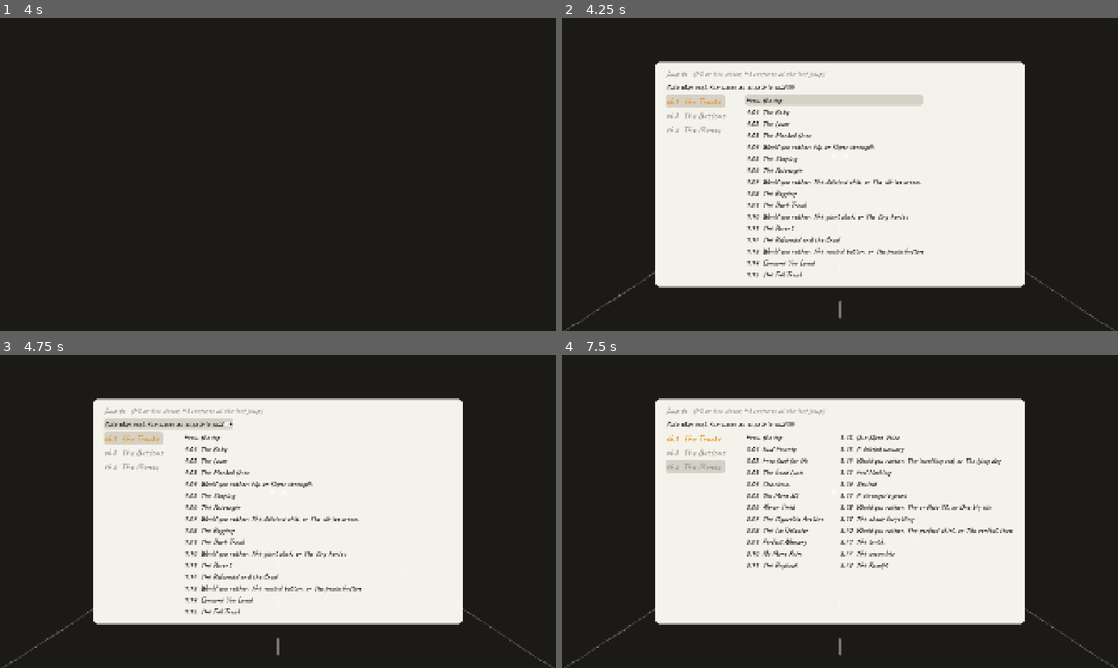
Above: before the commit, frames 1-4 (two rows, left to right).
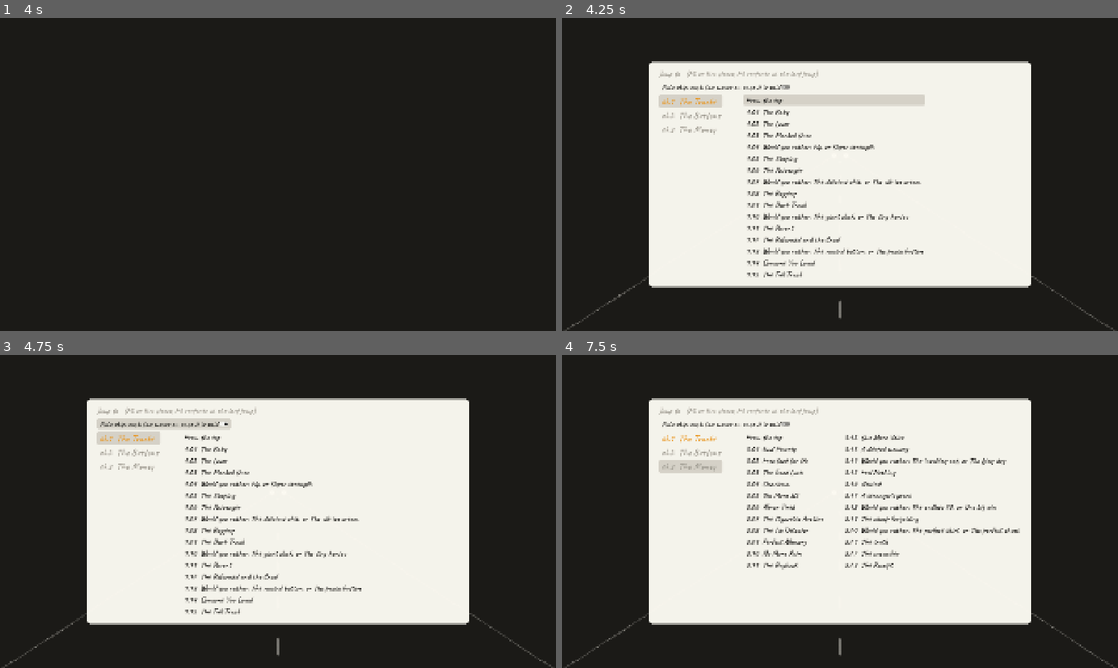
Above: after the commit, the same moments.

Repository: GoktugSugar/your_call
Game: Godot game, scene res://game/main.tscn
Same seed, same stepped clock (60 frames per second), same inputs: the game is played once before the commit and once after it. Sound files missing from this copy of the repository are replaced by a short silence.
Inputs (mouse positions are in pixels of both pictures, inside the frame that each line leads up to):
- Up to frame 1 (4 s): tap Enter at 0.5 s; move the mouse to (400, 158) at 0.52 s; press the mouse at (400, 158) at 0.53 s; release the mouse at (400, 158) at 1.25 s; drag from (166, 190) to (250, 237) at 1.27 s; move the mouse to (333, 105) at 2.02 s; hold Shift 2.03-2.75 s; click (333, 105) at 2.17 s; tap F5 (dev_restart) at 2.75, 3.5 s; drag from (250, 237) to (111, 127) at 2.77 s; move the mouse to (444, 221) at 3.52 s; tap Ctrl at 3.6 s; click (444, 221) at 3.67 s
- Up to frame 2 (4.25 s): tap F2 (dev_menu) at 4.15 s
- Up to frame 3 (4.75 s): click "Auto skip: each line moves on…" at 4.25 s
- Up to frame 4 (7.5 s): click "Auto skip: each line moves on…" at 5 s; click "ch1 The Tracks" at 5.75 s; click "ch2 The Buttons" at 6.5 s; click "ch3 The Money" at 7.25 s

Frame 1 is identical in both runs. In frame 2, 2.5% of the frame differs, in the area x 15-85%, y 13-87%; in frame 3, 2.5%; in frame 4, 4.6%.

Commit message:
Pad the dev menu's entries inside their washes
Co-Authored-By: Claude Opus 5.5 <noreply@anthropic.com>

Diff:
--- a/dev/dev_menu.gd
+++ b/dev/dev_menu.gd
@@ -62,6 +62,8 @@
 @export var lit_role := &"faded"
 ## How opaque that wash is.
 @export_range(0.0, 1.0, 0.01) var lit_alpha := 0.6
+## Space between an entry's words and the ends of its wash.
+@export_range(0, 40) var wash_padding := 8
 ## How opaque the panel is.
 @export_range(0.0, 1.0, 0.01) var panel_alpha := 0.97
 
@@ -91,6 +93,9 @@
 	panel.add_theme_stylebox_override(&"panel", style)
 	_lit.bg_color = Color(palette.color(lit_role), lit_alpha)
 	_lit.set_corner_radius_all(6)
+	for wash: StyleBox in [_lit, _plain]:
+		wash.content_margin_left = wash_padding
+		wash.content_margin_right = wash_padding
 	auto_skip.text = auto_skip_text
 	_style_entry(auto_skip, palette.color(entry_role))
 	auto_skip.toggled.connect(func(on: bool) -> void: PlayerSettings.auto_advance = on)
